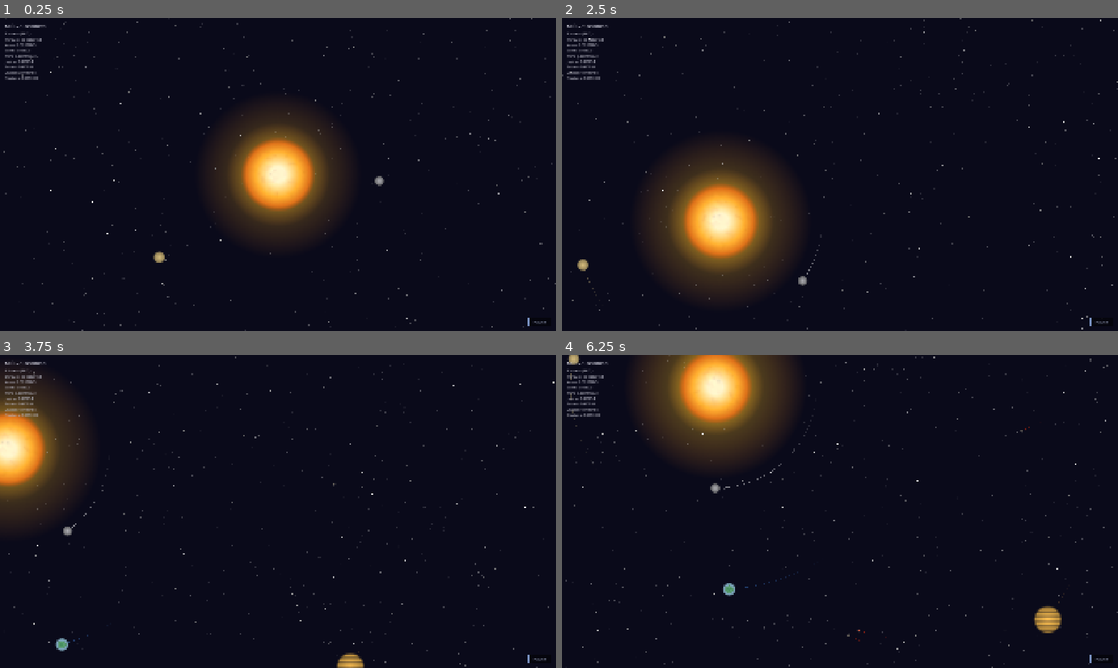
Above: before the commit, frames 1-4 (two rows, left to right).
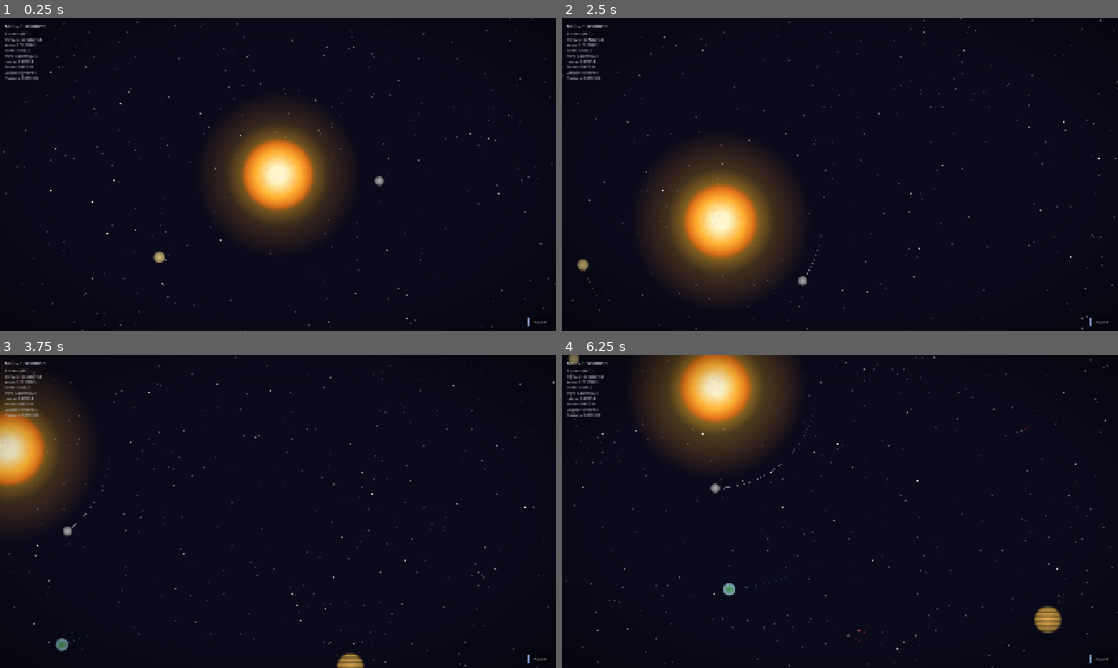
Above: after the commit, the same moments.

Repository: avantgardian/godot-space-idle
Game: Godot game, scene res://scenes/main.tscn
Two runs of this game, one before a commit and one after it. Both use one fixed random seed, a clock stepped at 60 frames per second and the inputs below.
Inputs (mouse positions are in pixels of both pictures, inside the frame that each line leads up to):
- Up to frame 1 (0.25 s): no input
- Up to frame 2 (2.5 s): tap Enter at 0.5 s; move the mouse to (962, 158) at 0.52 s; hold Right (ui_right) 0.53-1.25 s; tap L at 0.6, 2.1 s; click (962, 158) at 0.67 s; drag from (728, 190) to (812, 237) at 1.27 s; move the mouse to (895, 105) at 2.02 s; hold Right (ui_right) from 2.03 s (still down); click (895, 105) at 2.17 s
- Up to frame 3 (3.75 s): release Right (ui_right) at 2.75 s; drag from (250, 574) to (111, 464) at 2.77 s; move the mouse to (444, 558) at 3.52 s; hold Left (ui_left) from 3.53 s (still down); tap L at 3.6 s; click (444, 558) at 3.67 s
- Up to frame 4 (6.25 s): release Left (ui_left) at 4.25 s; drag from (673, 464) to (756, 433) at 4.27 s; move the mouse to (867, 511) at 5.02 s; hold Down (ui_down) 5.03-5.75 s; tap L at 5.1 s; click (867, 511) at 5.17 s; drag from (756, 433) to (728, 527) at 5.77 s

The runs differ from the first frame. In frame 1, less than 0.1% of the frame differs, in the area x 9-98%, y 0-99%; in frame 2, less than 0.1%; in frame 3, 1.0%, in the area x 0-100%, y 5-100%; in frame 4, 0.6%.

Commit message:
Add fullscreen post-processing with vignette, dynamic CA and camera shake on collision

Diff:
--- a/scripts/main.gd
+++ b/scripts/main.gd
@@ -78,6 +78,7 @@
 		p.destroyed_by = ""
 	_setup_planet_mass_ui()
 	_setup_pause_button()
+	_setup_post_process()
 
 func _setup_pause_button():
 	var btn := Button.new()
@@ -152,6 +153,33 @@
 	btn.text = "Play" if _paused else "Pause"
 	var overlay := $UI/PauseOverlay as ColorRect
 	overlay.visible = _paused
+
+func _setup_post_process():
+	var pp_layer := CanvasLayer.new()
+	pp_layer.name = "PostProcessLayer"
+	pp_layer.layer = 1
+	add_child(pp_layer)
+
+	($UI as CanvasLayer).layer = 2
+
+	var cr := ColorRect.new()
+	cr.name = "PostProcess"
+	cr.anchor_left = 0.0
+	cr.anchor_top = 0.0
+	cr.anchor_right = 1.0
+	cr.anchor_bottom = 1.0
+	cr.color = Color(1, 1, 1, 1)
+	cr.mouse_filter = Control.MOUSE_FILTER_IGNORE
+	pp_layer.add_child(cr)
+
+	var mat := ShaderMaterial.new()
+	mat.shader = preload("res://shaders/post_process.gdshader")
+	cr.material = mat
+	_post_process_mat = mat
+
+func _trigger_impact_effects():
+	_ca_impact = min(_ca_impact + 0.008, 0.015)
+	_shake_intensity = min(_shake_intensity + 12.5, 40.0)
 
 func _show_planet_popup(planet_node: Node2D):
 	_hide_planet_popup()
@@ -451,6 +479,10 @@
 var _planet_popup: Panel
 var _popup_labels: Dictionary
 
+var _post_process_mat: ShaderMaterial
+var _ca_impact: float = 0.0
+var _shake_intensity: float = 0.0
+
 func _setup_camera():
 	var camera := $Camera2D as Camera2D
 	camera.zoom = Vector2(1, 1)
@@ -588,6 +620,15 @@
 		move = move.normalized() * camera_move_speed * delta / camera.zoom.x
 		camera.position += move
 
+	if _ca_impact > 0.0:
+		_ca_impact = max(_ca_impact - 0.02 * delta, 0.0)
+		if _post_process_mat:
+			_post_process_mat.set_shader_parameter("u_ca_impact", _ca_impact)
+
+	if _shake_intensity > 0.0:
+		_shake_intensity = max(_shake_intensity - 15.0 * delta, 0.0)
+		camera.position += Vector2(randf_range(-1.0, 1.0), randf_range(-1.0, 1.0)) * _shake_intensity
+
 func _update_star_parallax(camera: Camera2D):
 	var cam_pos := camera.position
 	var world_half := SCREEN_SIZE * 0.5 / camera.zoom.x
@@ -632,6 +673,7 @@
 	p.destroyed_by = "Sun"
 	_collision_flash = max(_collision_flash, p.cf)
 	_spawn_impact_ring(p.cc, p.cw, p.cs, p.ct)
+	_trigger_impact_effects()
 
 func _spawn_asteroid():
 	var a := Node2D.new()
@@ -646,6 +688,7 @@
 	sun_mass += ast.mass
 	_collision_flash = max(_collision_flash, 0.2)
 	_spawn_impact_ring(Color(1, 0.7, 0.3, 0.3), 1.5, 24, 0.4)
+	_trigger_impact_effects()
 
 func _spawn_impact_ring(color: Color, width: float, segments: int, timer: float):
 	var ring := Line2D.new()
@@ -789,7 +832,7 @@
 
 func _spawn_collision_effect(pos: Vector2, mass: float, contact_radius: float = 1.0):
 	var t := clampf(mass * 10.0, 0.2, 1.0)
-	_collision_flash = max(_collision_flash, t)
+	_trigger_impact_effects()
 
 	var tex_size := 64
 	var image := Image.create(tex_size, tex_size, false, Image.FORMAT_RGBA8)
--- /dev/null
+++ b/shaders/post_process.gdshader
@@ -0,0 +1,26 @@
+shader_type canvas_item;
+
+uniform float u_vignette_intensity : hint_range(0.0, 1.0) = 0.35;
+uniform float u_vignette_radius : hint_range(0.0, 1.0) = 0.55;
+
+uniform float u_ca_impact = 0.0;
+
+uniform sampler2D iChannel0 : hint_screen_texture, filter_linear, repeat_disable;
+
+void fragment() {
+	vec2 uv = UV;
+	vec4 col = texture(iChannel0, uv);
+
+	if (u_ca_impact > 0.0) {
+		float r = texture(iChannel0, uv + vec2(u_ca_impact, 0.0)).r;
+		float g = texture(iChannel0, uv).g;
+		float b = texture(iChannel0, uv + vec2(-u_ca_impact, 0.0)).b;
+		col = vec4(r, g, b, col.a);
+	}
+
+	float d = distance(uv, vec2(0.5, 0.5)) * 1.414;
+	float v = 1.0 - smoothstep(u_vignette_radius, 1.0, d) * u_vignette_intensity;
+	col.rgb *= v;
+
+	COLOR = col;
+}
Not shown, added: shaders/post_process.gdshader.uid
